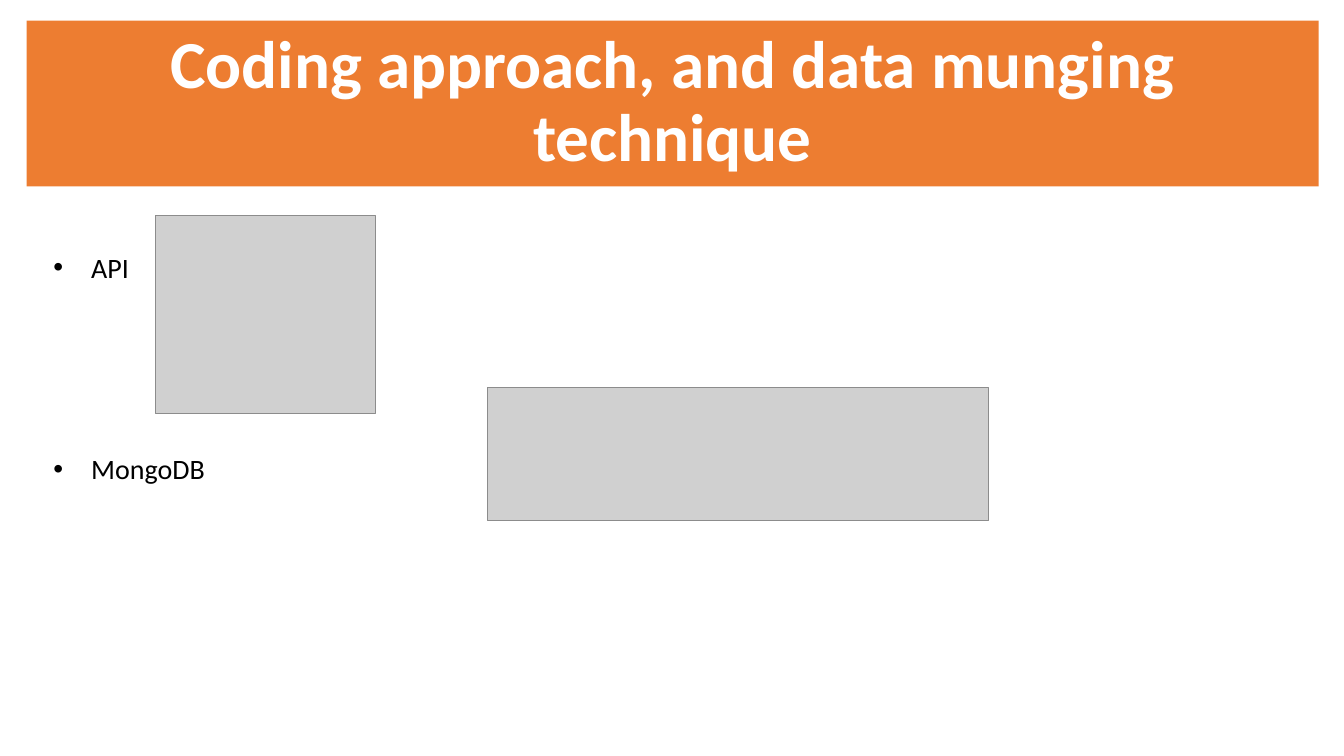
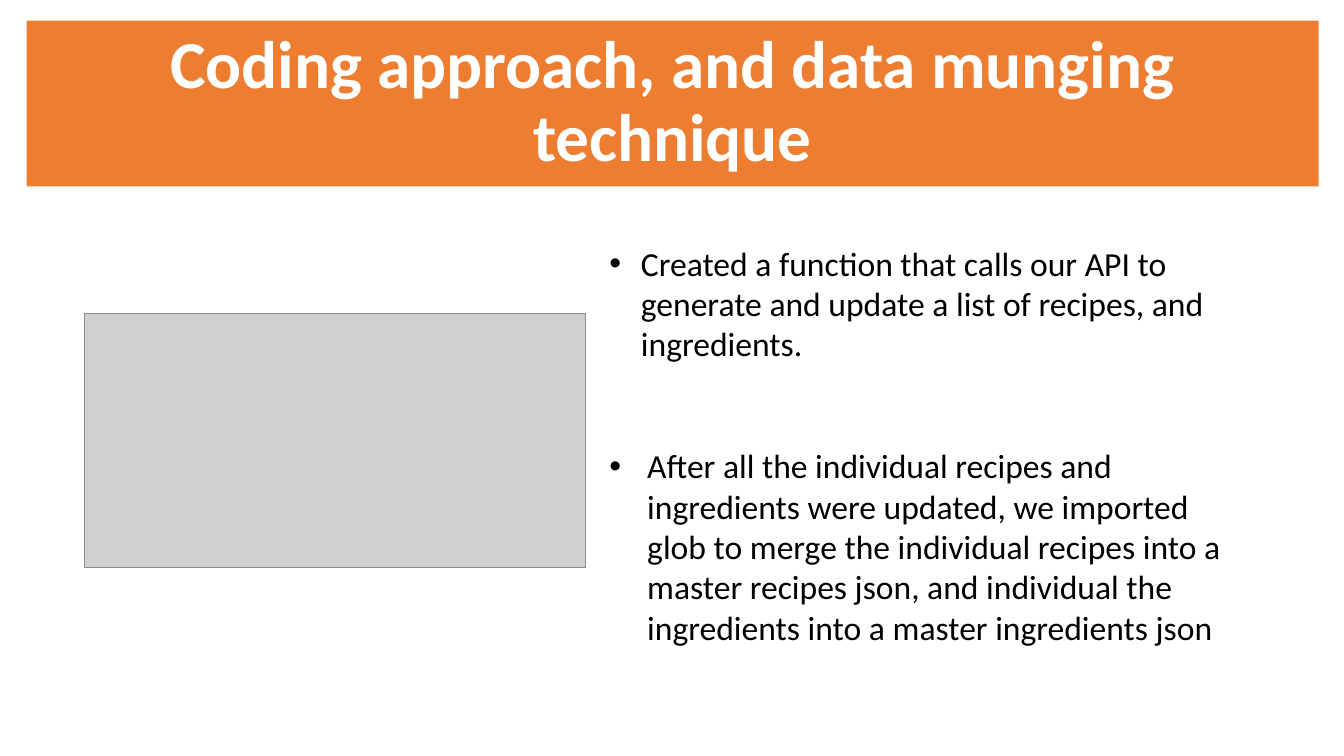
Before and after one commit to mlaska/Project2, a slide deck: slide 3 of Project2_original.pptx. Drawn at 1344x756 pixels with LibreOffice and Linux fonts; fonts in the diff are those of the drawing; grey boxes stand for pictures. Boxes give left, top, right and bottom in pixels: in the first picture for what was removed or moved away, otherwise in the second. Text is boxed around its words. In the diff, an @@ line names an element or a change of style, - is before the commit and + after.

```diff
--- a/Project2_original.pptx
+++ b/Project2_original.pptx
@@ picture removed at (155, 216, 375, 414) @@
@@ text removed at (91, 260, 205, 484) @@
-• API
-• MongoDB
@@ text added at (641, 252, 1203, 362), 24 pt, text #000000 @@
+• Created a function that calls our API to generate and update a list of recipes, and ingredients.
@@ picture added at (85, 314, 586, 568) @@
@@ picture removed at (487, 388, 989, 521) @@
@@ text added at (647, 454, 1220, 646), 24 pt, text #000000 @@
+• After all the individual recipes and ingredients were updated, we imported glob to merge the individual recipes into a master recipes json, and individual the ingredients into a master ingredients json
```
Also in this commit, not shown: 2 slides added, 2 slides removed, 4 other files.
